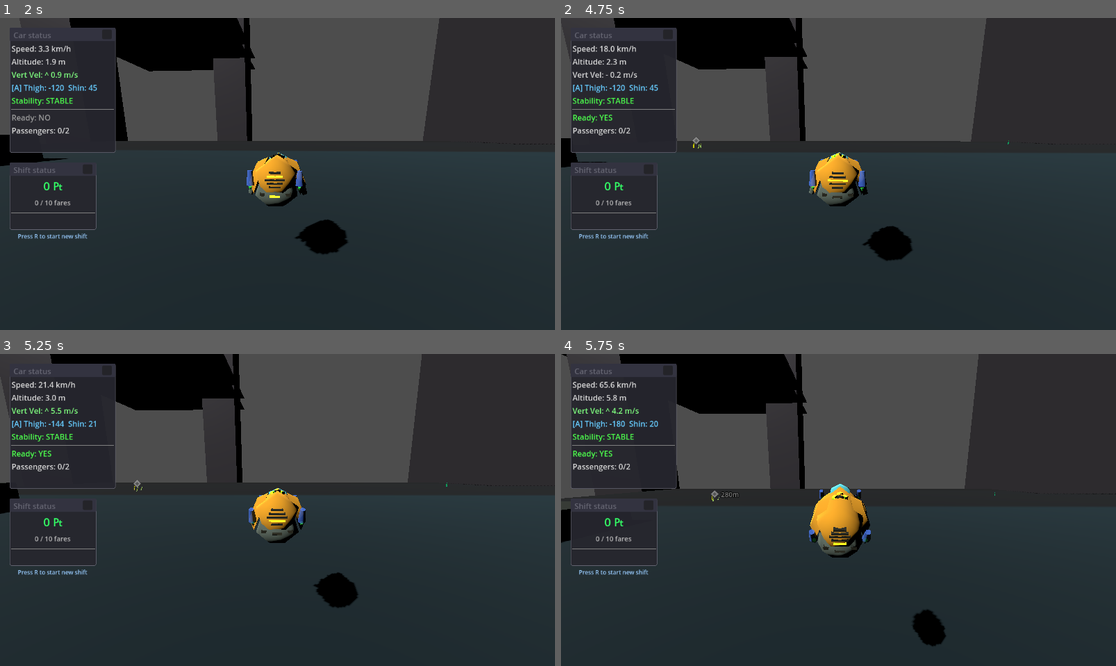
Above: before the commit, frames 1-4 (two rows, left to right).
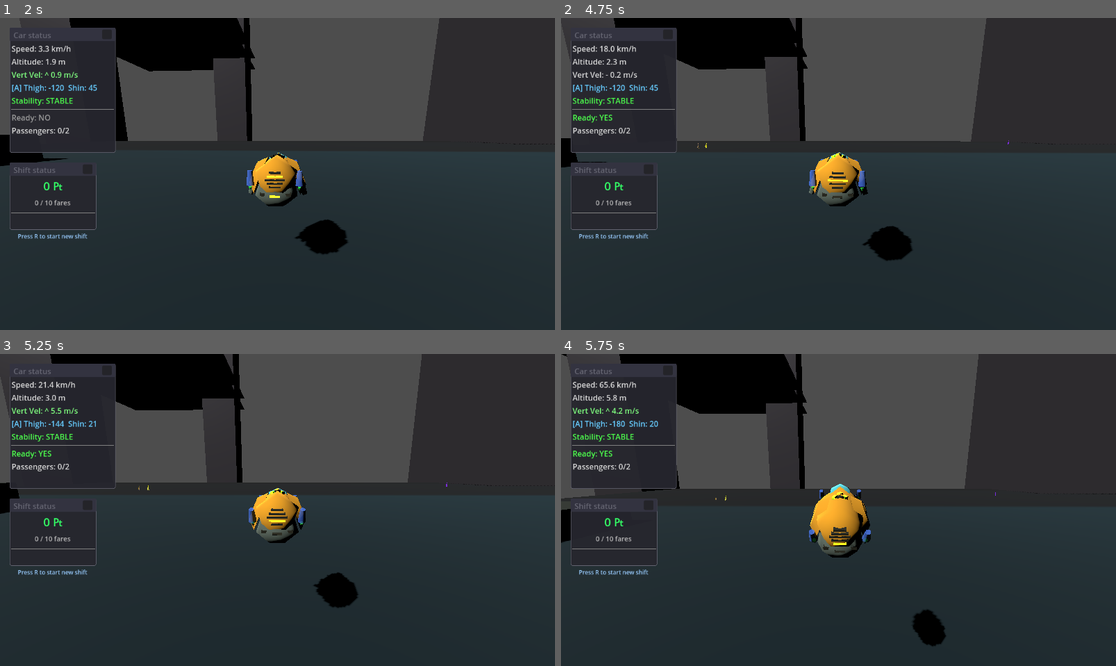
Above: after the commit, the same moments.

Repository: TaxiService/fcar
Game: Godot game, scene res://main.tscn
Two runs of this game, one before a commit and one after it. Both use one fixed random seed, a clock stepped at 60 frames per second and the inputs below. The engine's default icon, where the game draws it, is replaced by a stand-in: a white triangle on a blue panel in a dark square.
Inputs (mouse positions are in pixels of both pictures, inside the frame that each line leads up to):
- Up to frame 1 (2 s): tap R (toggle_ready_for_fares) at 0.5, 1.25 s; drag from (61, 89) to (333, 105) at 0.52 s; drag from (55, 195) to (249, 236) at 1.27 s
- Up to frame 2 (4.75 s): tap R (toggle_ready_for_fares) at 2, 2.75, 3.5, 3.6, 4.25 s; move the mouse to (894, 105) at 2.02 s; hold D (strafe_right) 2.03-2.75 s; tap V (toggle_auto_hover) at 2.1 s; drag from (810, 236) to (672, 127) at 2.77 s; move the mouse to (1005, 220) at 3.52 s; hold A (strafe_left) 3.53-4.25 s; tap Space (jump) at 3.77 s; drag from (672, 127) to (755, 96) at 4.27 s
- Up to frame 3 (5.25 s): move the mouse to (305, 510) at 5.02 s; hold S (backward) from 5.03 s (still down); hold Shift from 5.03 s (still down); click (305, 510) at 5.17 s
- Up to frame 4 (5.75 s): keep holding S (backward); keep holding Shift

Frame 1 is identical in both runs. In frame 2, less than 0.1% of the frame differs, in the area x 23-81%, y 38-42%; in frame 3, less than 0.1%; in frame 4, less than 0.1%, in the area x 27-79%, y 43-48%.

Commit message:
Building block assets and scene updates
Added modular building blocks:
- floor_1x1, floor_1x3: floor platforms with spawn surfaces
- pillar_med, pillar_big: vertical structural elements
- antenna1, antenna2: decorative caps

Organized materials into mats/ folder.
Updated ConnectionPoint cone positioning for better editor visibility.
Various scene tweaks for testing.

Co-Authored-By: Claude Opus 4.5 <noreply@anthropic.com>

Diff:
--- a/city/ConnectionPoint.gd
+++ b/city/ConnectionPoint.gd
@@ -90,7 +90,7 @@
 	if cone:
 		cone.height = cone_length
 		cone.bottom_radius = cone_length * 0.3
-		_cone_mesh.position.z = cone_length / 1
+		_cone_mesh.position.z = -(cone_length*2) + (cone_length/0.5)
 
 	# Update color based on sizes enabled
 	var mat = _cone_mesh.material_override as StandardMaterial3D
--- /dev/null
+++ b/city/building/antenna1.tscn
@@ -0,0 +1,60 @@
+[gd_scene load_steps=10 format=3 uid="uid://c1ov2avlb3xs2"]
+
+[ext_resource type="Script" uid="uid://cmafag82uyxu7" path="res://city/BuildingBlock.gd" id="1_qv0l2"]
+[ext_resource type="Material" uid="uid://c84qehqsj2tk1" path="res://mats/floor_small.tres" id="2_nivdp"]
+[ext_resource type="Script" uid="uid://bqovvbw65pd4c" path="res://city/ConnectionPoint.gd" id="3_82kfg"]
+[ext_resource type="Material" uid="uid://d1752hlai3xtn" path="res://mats/floor.tres" id="3_pdpuq"]
+
+[sub_resource type="BoxShape3D" id="BoxShape3D_5dwv6"]
+size = Vector3(2, 8, 2)
+
+[sub_resource type="BoxShape3D" id="BoxShape3D_fkvty"]
+size = Vector3(4, 4, 4)
+
+[sub_resource type="BoxMesh" id="BoxMesh_nrjh1"]
+material = ExtResource("2_nivdp")
+size = Vector3(4, 4, 4)
+
+[sub_resource type="BoxMesh" id="BoxMesh_4adtr"]
+material = ExtResource("2_nivdp")
+size = Vector3(2, 6, 2)
+
+[sub_resource type="SphereMesh" id="SphereMesh_j0xe6"]
+radius = 1.624
+height = 1.955
+radial_segments = 6
+rings = 2
+
+[node name="FloorSmall5" type="StaticBody3D"]
+script = ExtResource("1_qv0l2")
+
+[node name="CollisionShape3D" type="CollisionShape3D" parent="."]
+transform = Transform3D(1, 0, 0, 0, 1, 0, 0, 0, 1, 0, 6, 0)
+shape = SubResource("BoxShape3D_5dwv6")
+
+[node name="CollisionShape3D2" type="CollisionShape3D" parent="."]
+shape = SubResource("BoxShape3D_fkvty")
+
+[node name="MeshInstance3D" type="MeshInstance3D" parent="."]
+mesh = SubResource("BoxMesh_nrjh1")
+
+[node name="MeshInstance3D2" type="MeshInstance3D" parent="."]
+transform = Transform3D(1, 0, 0, 0, 1, 0, 0, 0, 1, 0, 5, 0)
+mesh = SubResource("BoxMesh_4adtr")
+
+[node name="MeshInstance3D3" type="MeshInstance3D" parent="."]
+transform = Transform3D(1, 0, 0, 0, 1, 0, 0, 0, 1, 0, 8.674394, 0)
+mesh = SubResource("SphereMesh_j0xe6")
+surface_material_override/0 = ExtResource("3_pdpuq")
+
+[node name="Conn_Plug_Large" type="Marker3D" parent="."]
+transform = Transform3D(1, 0, 0, 0, -4.371139e-08, -1, 0, 1, -4.371139e-08, 0, -2, 0)
+script = ExtResource("3_82kfg")
+size_small = true
+size_medium = false
+
+[node name="Conn_Socket_Medium2" type="Marker3D" parent="."]
+transform = Transform3D(-1, 0, -8.742278e-08, 0, 1, 0, 8.742278e-08, 0, -1, 0, 0, -2)
+script = ExtResource("3_82kfg")
+size_small = true
+size_medium = false
--- /dev/null
+++ b/city/building/antenna2.tscn
@@ -0,0 +1,70 @@
+[gd_scene load_steps=10 format=3 uid="uid://btfedq8jbuvvw"]
+
+[ext_resource type="Script" uid="uid://cmafag82uyxu7" path="res://city/BuildingBlock.gd" id="1_gra87"]
+[ext_resource type="Material" uid="uid://c84qehqsj2tk1" path="res://mats/floor_small.tres" id="2_h4pit"]
+[ext_resource type="Material" uid="uid://d1752hlai3xtn" path="res://mats/floor.tres" id="3_fubs0"]
+[ext_resource type="Script" uid="uid://bqovvbw65pd4c" path="res://city/ConnectionPoint.gd" id="4_5g2un"]
+
+[sub_resource type="BoxShape3D" id="BoxShape3D_5dwv6"]
+size = Vector3(1, 11.6710205, 3)
+
+[sub_resource type="CylinderShape3D" id="CylinderShape3D_gra87"]
+height = 4.0
+radius = 2.0
+
+[sub_resource type="CylinderMesh" id="CylinderMesh_h4pit"]
+top_radius = 2.0
+bottom_radius = 2.0
+height = 4.0
+radial_segments = 5
+
+[sub_resource type="BoxMesh" id="BoxMesh_4adtr"]
+material = ExtResource("2_h4pit")
+size = Vector3(0.6, 10, 1)
+
+[sub_resource type="SphereMesh" id="SphereMesh_j0xe6"]
+radius = 1.624
+height = 1.955
+radial_segments = 6
+rings = 2
+
+[node name="FloorSmall5" type="StaticBody3D"]
+script = ExtResource("1_gra87")
+
+[node name="CollisionShape3D" type="CollisionShape3D" parent="."]
+transform = Transform3D(1, 0, 0, 0, 1, 0, 0, 0, 1, 0, 3.8355103, 0)
+shape = SubResource("BoxShape3D_5dwv6")
+
+[node name="CollisionShape3D2" type="CollisionShape3D" parent="."]
+transform = Transform3D(1, 0, 0, 0, -4.371139e-08, -1, 0, 1, -4.371139e-08, 0, 0.010072947, 0)
+shape = SubResource("CylinderShape3D_gra87")
+
+[node name="MeshInstance3D" type="MeshInstance3D" parent="."]
+transform = Transform3D(1, 0, 0, 0, -4.371139e-08, 1, 0, -1, -4.371139e-08, 0, 0, 0)
+mesh = SubResource("CylinderMesh_h4pit")
+surface_material_override/0 = ExtResource("2_h4pit")
+
+[node name="MeshInstance3D2" type="MeshInstance3D" parent="."]
+transform = Transform3D(1, 0, 0, 0, 1, 0, 0, 0, 1, 0, 5, -1)
+mesh = SubResource("BoxMesh_4adtr")
+
+[node name="MeshInstance3D4" type="MeshInstance3D" parent="."]
+transform = Transform3D(1, 0, 0, 0, 1, 0, 0, 0, 1, 0, 4.623682, 1)
+mesh = SubResource("BoxMesh_4adtr")
+
+[node name="MeshInstance3D3" type="MeshInstance3D" parent="."]
+transform = Transform3D(1, 0, 0, 0, 1, 0, 0, 0, 1, 0, 1.7609835, 0)
+mesh = SubResource("SphereMesh_j0xe6")
+surface_material_override/0 = ExtResource("3_fubs0")
+
+[node name="Conn_Plug_Large" type="Marker3D" parent="."]
+transform = Transform3D(1, 0, 0, 0, -4.371139e-08, -1, 0, 1, -4.371139e-08, 0, -1.6376082, 0)
+script = ExtResource("4_5g2un")
+size_small = true
+size_medium = false
+
+[node name="Conn_Socket_Medium2" type="Marker3D" parent="."]
+transform = Transform3D(-1, 0, -8.742278e-08, 0, 1, 0, 8.742278e-08, 0, -1, 0, 0, -2)
+script = ExtResource("4_5g2un")
+size_small = true
+size_medium = false
--- /dev/null
+++ b/city/building/floor_1x1.tscn
@@ -0,0 +1,56 @@
+[gd_scene load_steps=7 format=3 uid="uid://5wk70s313e55"]
+
+[ext_resource type="Script" uid="uid://cmafag82uyxu7" path="res://city/BuildingBlock.gd" id="1_jbuvr"]
+[ext_resource type="Script" uid="uid://c72sj768vn5do" path="res://SpawnSurface.gd" id="2_fkvty"]
+[ext_resource type="Script" uid="uid://bqovvbw65pd4c" path="res://city/ConnectionPoint.gd" id="3_ivjda"]
+
+[sub_resource type="BoxShape3D" id="BoxShape3D_5dwv6"]
+size = Vector3(30, 5, 30)
+
+[sub_resource type="StandardMaterial3D" id="StandardMaterial3D_c3qcp"]
+albedo_color = Color(0.160784, 0.184314, 0.156863, 1)
+
+[sub_resource type="BoxMesh" id="BoxMesh_nrjh1"]
+material = SubResource("StandardMaterial3D_c3qcp")
+size = Vector3(30, 5, 30)
+
+[node name="FloorSmall5" type="StaticBody3D"]
+script = ExtResource("1_jbuvr")
+
+[node name="SpawnSurface7" type="Node3D" parent="."]
+transform = Transform3D(1, 0, 0, 0, 1, 0, 0, 0, 1, 0, 2.5432281, 0)
+script = ExtResource("2_fkvty")
+enabled = true
+max_people = 23
+color_set_index = 2
+bounds_size = Vector3(30, 0, 30)
+
+[node name="CollisionShape3D" type="CollisionShape3D" parent="."]
+shape = SubResource("BoxShape3D_5dwv6")
+
+[node name="MeshInstance3D" type="MeshInstance3D" parent="."]
+mesh = SubResource("BoxMesh_nrjh1")
+
+[node name="Conn_Plug_Large" type="Marker3D" parent="."]
+transform = Transform3D(1, 0, 0, 0, -4.371139e-08, -1, 0, 1, -4.371139e-08, 0, -2.5, 0)
+script = ExtResource("3_ivjda")
+size_medium = false
+size_large = true
+
+[node name="Conn_Plug_Medium" type="Marker3D" parent="."]
+transform = Transform3D(-4.371139e-08, 0, 1, 0, 1, 0, -1, 0, -4.371139e-08, 15, 0, 0)
+script = ExtResource("3_ivjda")
+
+[node name="Conn_Plug_Medium2" type="Marker3D" parent="."]
+transform = Transform3D(-4.371139e-08, 0, -1, 0, 1, 0, 1, 0, -4.371139e-08, -15, 0, 0)
+script = ExtResource("3_ivjda")
+
+[node name="Conn_Socket_Medium" type="Marker3D" parent="."]
+transform = Transform3D(1, 0, 0, 0, 1, 0, 0, 0, 1, 0, 0, 15)
+script = ExtResource("3_ivjda")
+size_small = true
+
+[node name="Conn_Socket_Medium2" type="Marker3D" parent="."]
+transform = Transform3D(-1, 0, -8.742278e-08, 0, 1, 0, 8.742278e-08, 0, -1, 0, 0, -15)
+script = ExtResource("3_ivjda")
+size_small = true
--- /dev/null
+++ b/city/building/floor_1x3.tscn
@@ -0,0 +1,81 @@
+[gd_scene load_steps=7 format=3 uid="uid://bciqxf8rr648o"]
+
+[ext_resource type="Script" uid="uid://cmafag82uyxu7" path="res://city/BuildingBlock.gd" id="1_2l77p"]
+[ext_resource type="Script" uid="uid://c72sj768vn5do" path="res://SpawnSurface.gd" id="2_c3me5"]
+[ext_resource type="Script" uid="uid://bqovvbw65pd4c" path="res://city/ConnectionPoint.gd" id="3_ok4mr"]
+
+[sub_resource type="BoxShape3D" id="BoxShape3D_5dwv6"]
+size = Vector3(90, 5, 30)
+
+[sub_resource type="StandardMaterial3D" id="StandardMaterial3D_c3qcp"]
+albedo_color = Color(0.160784, 0.184314, 0.156863, 1)
+
+[sub_resource type="BoxMesh" id="BoxMesh_nrjh1"]
+material = SubResource("StandardMaterial3D_c3qcp")
+size = Vector3(90, 5, 30)
+
+[node name="FloorSmall5" type="StaticBody3D"]
+script = ExtResource("1_2l77p")
+
+[node name="SpawnSurface7" type="Node3D" parent="."]
+transform = Transform3D(1, 0, 0, 0, 1, 0, 0, 0, 1, 0, 2.5432281, 0)
+script = ExtResource("2_c3me5")
+enabled = true
+max_people = 69
+bounds_size = Vector3(80, 0, 25)
+
+[node name="CollisionShape3D" type="CollisionShape3D" parent="."]
+shape = SubResource("BoxShape3D_5dwv6")
+
+[node name="MeshInstance3D" type="MeshInstance3D" parent="."]
+mesh = SubResource("BoxMesh_nrjh1")
+
+[node name="Conn_Plug_Large" type="Marker3D" parent="."]
+transform = Transform3D(1, 0, 0, 0, -4.371139e-08, -1, 0, 1, -4.371139e-08, 20, -2.5, 0)
+script = ExtResource("3_ok4mr")
+size_medium = false
+size_large = true
+
+[node name="Conn_Plug_Large2" type="Marker3D" parent="."]
+transform = Transform3D(1, 0, 0, 0, -4.371139e-08, -1, 0, 1, -4.371139e-08, -20, -2.5, 0)
+script = ExtResource("3_ok4mr")
+size_medium = false
+size_large = true
+
+[node name="Conn_Plug_Large3" type="Marker3D" parent="."]
+transform = Transform3D(1, 0, 0, 0, -4.371139e-08, 1, 0, -1, -4.371139e-08, 20, 2.5, 0)
+script = ExtResource("3_ok4mr")
+size_small = true
+
+[node name="Conn_Plug_Large4" type="Marker3D" parent="."]
+transform = Transform3D(1, 0, 0, 0, -4.371139e-08, 1, 0, -1, -4.371139e-08, -20, 2.5, 0)
+script = ExtResource("3_ok4mr")
+size_small = true
+
+[node name="Conn_Plug_Medium" type="Marker3D" parent="."]
+transform = Transform3D(-4.371139e-08, 0, 1, 0, 1, 0, -1, 0, -4.371139e-08, 45, 0, 0)
+script = ExtResource("3_ok4mr")
+
+[node name="Conn_Plug_Medium2" type="Marker3D" parent="."]
+transform = Transform3D(-4.371139e-08, 0, -1, 0, 1, 0, 1, 0, -4.371139e-08, -45, 0, 0)
+script = ExtResource("3_ok4mr")
+
+[node name="Conn_Socket_Medium" type="Marker3D" parent="."]
+transform = Transform3D(1, 0, 0, 0, 1, 0, 0, 0, 1, 30, 0, 15)
+script = ExtResource("3_ok4mr")
+size_small = true
+
+[node name="Conn_Socket_Medium3" type="Marker3D" parent="."]
+transform = Transform3D(1, 0, 0, 0, 1, 0, 0, 0, 1, -30, 0, 15)
+script = ExtResource("3_ok4mr")
+size_small = true
+
+[node name="Conn_Socket_Medium2" type="Marker3D" parent="."]
+transform = Transform3D(-1, 0, -8.742278e-08, 0, 1, 0, 8.742278e-08, 0, -1, 30, 0, -15)
+script = ExtResource("3_ok4mr")
+size_small = true
+
+[node name="Conn_Socket_Medium4" type="Marker3D" parent="."]
+transform = Transform3D(-1, 0, -8.742278e-08, 0, 1, 0, 8.742278e-08, 0, -1, -30, 0, -15)
+script = ExtResource("3_ok4mr")
+size_small = true
--- /dev/null
+++ b/city/building/pillar_big.tscn
@@ -0,0 +1,50 @@
+[gd_scene load_steps=6 format=3 uid="uid://cjrhi1njxjxhl"]
+
+[ext_resource type="Script" uid="uid://cmafag82uyxu7" path="res://city/BuildingBlock.gd" id="1_tc034"]
+[ext_resource type="Material" uid="uid://c84qehqsj2tk1" path="res://mats/floor_small.tres" id="2_d04jg"]
+[ext_resource type="Script" uid="uid://bqovvbw65pd4c" path="res://city/ConnectionPoint.gd" id="2_sqhew"]
+
+[sub_resource type="CylinderShape3D" id="CylinderShape3D_sqhew"]
+height = 30.0
+radius = 9.0
+
+[sub_resource type="CylinderMesh" id="CylinderMesh_vb8vo"]
+material = ExtResource("2_d04jg")
+top_radius = 10.0
+bottom_radius = 10.0
+height = 30.0
+radial_segments = 6
+rings = 0
+
+[node name="FloorSmall5" type="StaticBody3D"]
+script = ExtResource("1_tc034")
+
+[node name="CollisionShape3D" type="CollisionShape3D" parent="."]
+shape = SubResource("CylinderShape3D_sqhew")
+
+[node name="MeshInstance3D" type="MeshInstance3D" parent="."]
+mesh = SubResource("CylinderMesh_vb8vo")
+
+[node name="Conn_Plug_Large" type="Marker3D" parent="."]
+transform = Transform3D(1, 0, 0, 0, -4.371139e-08, -1, 0, 1, -4.371139e-08, 0, -15, 0)
+script = ExtResource("2_sqhew")
+size_medium = false
+size_large = true
+
+[node name="Conn_Plug_Large2" type="Marker3D" parent="."]
+transform = Transform3D(1, 0, 0, 0, -4.371139e-08, 1, 0, -1, -4.371139e-08, 0, 15, 0)
+script = ExtResource("2_sqhew")
+size_medium = false
+size_large = true
+
+[node name="Marker3D" type="Marker3D" parent="."]
+transform = Transform3D(-4.371139e-08, 0, 1, 0, 1, 0, -1, 0, -4.371139e-08, 8.66, -5, 0)
+script = ExtResource("2_sqhew")
+size_small = true
+size_medium = false
+
+[node name="Marker3D2" type="Marker3D" parent="."]
+transform = Transform3D(-4.371139e-08, 0, -1, 0, 1, 0, 1, 0, -4.371139e-08, -8.66, -5, 0)
+script = ExtResource("2_sqhew")
+size_small = true
+size_medium = false
--- /dev/null
+++ b/city/building/pillar_med.tscn
@@ -0,0 +1,32 @@
+[gd_scene load_steps=6 format=3 uid="uid://3g4er5rdumw4"]
+
+[ext_resource type="Script" uid="uid://cmafag82uyxu7" path="res://city/BuildingBlock.gd" id="1_it6v4"]
+[ext_resource type="Script" uid="uid://bqovvbw65pd4c" path="res://city/ConnectionPoint.gd" id="3_1hy1k"]
+
+[sub_resource type="BoxShape3D" id="BoxShape3D_5dwv6"]
+size = Vector3(5, 15, 5)
+
+[sub_resource type="StandardMaterial3D" id="StandardMaterial3D_c3qcp"]
+albedo_color = Color(0.160784, 0.184314, 0.156863, 1)
+
+[sub_resource type="BoxMesh" id="BoxMesh_nrjh1"]
+material = SubResource("StandardMaterial3D_c3qcp")
+size = Vector3(5, 15, 5)
+
+[node name="FloorSmall5" type="StaticBody3D"]
+script = ExtResource("1_it6v4")
+
+[node name="CollisionShape3D" type="CollisionShape3D" parent="."]
+shape = SubResource("BoxShape3D_5dwv6")
+
+[node name="MeshInstance3D" type="MeshInstance3D" parent="."]
+mesh = SubResource("BoxMesh_nrjh1")
+
+[node name="Conn_Plug_Large" type="Marker3D" parent="."]
+transform = Transform3D(1, 0, 0, 0, -4.371139e-08, -1, 0, 1, -4.371139e-08, 0, -7.5, 0)
+script = ExtResource("3_1hy1k")
+
+[node name="Conn_Plug_Large2" type="Marker3D" parent="."]
+transform = Transform3D(1, 0, 0, 0, -4.371139e-08, 1, 0, -1, -4.371139e-08, 0, 7.5, 0)
+script = ExtResource("3_1hy1k")
+size_small = true
--- a/city/city_test.tscn
+++ b/city/city_test.tscn
@@ -1,6 +1,7 @@
-[gd_scene load_steps=8 format=3 uid="uid://c8xqj5kvmyxrf"]
+[gd_scene load_steps=9 format=3 uid="uid://c8xqj5kvmyxrf"]
 
 [ext_resource type="Script" uid="uid://crluh2jxfkkv4" path="res://city/CityGenerator.gd" id="1_generator"]
+[ext_resource type="Script" uid="uid://dvu3f10fe6r2" path="res://PeopleManager.gd" id="1_yage8"]
 [ext_resource type="Script" uid="uid://3q1pdbpv0cvt" path="res://city/FreeCam.gd" id="2_freecam"]
 [ext_resource type="PackedScene" uid="uid://cycok6yqmtjes" path="res://f_car.tscn" id="2_tegu2"]
 [ext_resource type="Script" uid="uid://313aqakyo1m1" path="res://Camera3D.gd" id="3_yage8"]
@@ -39,6 +40,9 @@
 [node name="WorldEnvironment" type="WorldEnvironment" parent="."]
 environment = SubResource("Environment_main")
 
+[node name="PeopleManager" type="Node" parent="."]
+script = ExtResource("1_yage8")
+
 [node name="DirectionalLight3D" type="DirectionalLight3D" parent="."]
 transform = Transform3D(0.866, -0.25, 0.433, 0, 0.866, 0.5, -0.5, -0.433, 0.75, 0, 1000, 0)
 light_energy = 1.2
@@ -50,6 +54,8 @@
 hex_edge_length = 420.0
 grid_rings = 3
 spire_radius = 30.0
+building_branch_chance = 0.3
+building_max_total = 420
 fcar_spawn_height = 1750.0
 
 [node name="Camera3D" type="Camera3D" parent="." node_paths=PackedStringArray("target")]
--- a/f_car.tscn
+++ b/f_car.tscn
@@ -2,8 +2,8 @@
 
 [ext_resource type="Script" uid="uid://c7m1dsqpdck13" path="res://FCar.gd" id="1_uqo8e"]
 [ext_resource type="Script" uid="uid://bbg344k4s2ltu" path="res://ui/UIController.gd" id="2_ko0cq"]
-[ext_resource type="Material" uid="uid://cc37tlrahc1tj" path="res://yellow.tres" id="3_rue2e"]
-[ext_resource type="Material" uid="uid://ce3eavktn35d4" path="res://grey.tres" id="4_myg2s"]
+[ext_resource type="Material" uid="uid://cc37tlrahc1tj" path="res://mats/yellow.tres" id="3_rue2e"]
+[ext_resource type="Material" uid="uid://ce3eavktn35d4" path="res://mats/grey.tres" id="4_myg2s"]
 
 [sub_resource type="PhysicsMaterial" id="PhysicsMaterial_elbkq"]
 friction = 0.5
--- a/floor_small.tscn
+++ /dev/null
@@ -1,29 +0,0 @@
-[gd_scene load_steps=5 format=3 uid="uid://c1ov2avlb3xs2"]
-
-[ext_resource type="Script" uid="uid://c72sj768vn5do" path="res://SpawnSurface.gd" id="1_tcfkt"]
-
-[sub_resource type="BoxShape3D" id="BoxShape3D_5dwv6"]
-size = Vector3(30, 5, 30)
-
-[sub_resource type="StandardMaterial3D" id="StandardMaterial3D_c3qcp"]
-albedo_color = Color(0.160784, 0.184314, 0.156863, 1)
-
-[sub_resource type="BoxMesh" id="BoxMesh_nrjh1"]
-material = SubResource("StandardMaterial3D_c3qcp")
-size = Vector3(30, 5, 30)
-
-[node name="FloorSmall5" type="StaticBody3D"]
-
-[node name="SpawnSurface7" type="Node3D" parent="."]
-transform = Transform3D(1, 0, 0, 0, 1, 0, 0, 0, 1, 0, 2.5432281, 0)
-script = ExtResource("1_tcfkt")
-enabled = true
-max_people = 30
-color_set_index = 2
-bounds_size = Vector3(30, 0, 30)
-
-[node name="CollisionShape3D" type="CollisionShape3D" parent="."]
-shape = SubResource("BoxShape3D_5dwv6")
-
-[node name="MeshInstance3D" type="MeshInstance3D" parent="."]
-mesh = SubResource("BoxMesh_nrjh1")
--- a/main.tscn
+++ b/main.tscn
@@ -3,7 +3,7 @@
 [ext_resource type="Texture2D" uid="uid://b8dhd5iqbef0" path="res://icon.svg" id="1_et1pl"]
 [ext_resource type="Script" uid="uid://313aqakyo1m1" path="res://Camera3D.gd" id="1_ptugb"]
 [ext_resource type="PackedScene" uid="uid://cycok6yqmtjes" path="res://f_car.tscn" id="2_7mycd"]
-[ext_resource type="PackedScene" uid="uid://c1ov2avlb3xs2" path="res://floor_small.tscn" id="4_272bh"]
+[ext_resource type="PackedScene" uid="uid://c1ov2avlb3xs2" path="res://city/building/antenna1.tscn" id="4_272bh"]
 [ext_resource type="Script" uid="uid://dvu3f10fe6r2" path="res://PeopleManager.gd" id="6_people"]
 [ext_resource type="Script" uid="uid://bb5smj3tq58ck" path="res://PointOfInterest.gd" id="7_5vw27"]
 [ext_resource type="Script" uid="uid://c72sj768vn5do" path="res://SpawnSurface.gd" id="7_spawn"]
--- /dev/null
+++ b/mats/floor_small.tres
@@ -0,0 +1,4 @@
+[gd_resource type="StandardMaterial3D" format=3 uid="uid://c84qehqsj2tk1"]
+
+[resource]
+albedo_color = Color(0.160784, 0.184314, 0.156863, 1)
Not shown, added: city/BuildingBlock.gd.uid
Not shown, added: city/BuildingGenerator.gd.uid
Not shown, added: city/ConnectionPoint.gd.uid
Renamed: floor.tres -> mats/floor.tres
Renamed: grey.tres -> mats/grey.tres
Renamed: yellow.tres -> mats/yellow.tres
